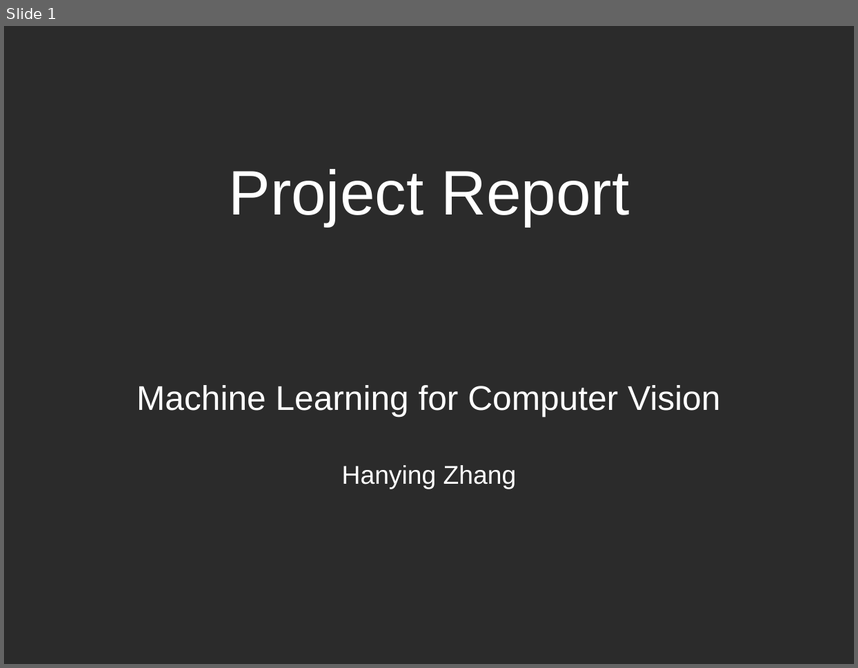
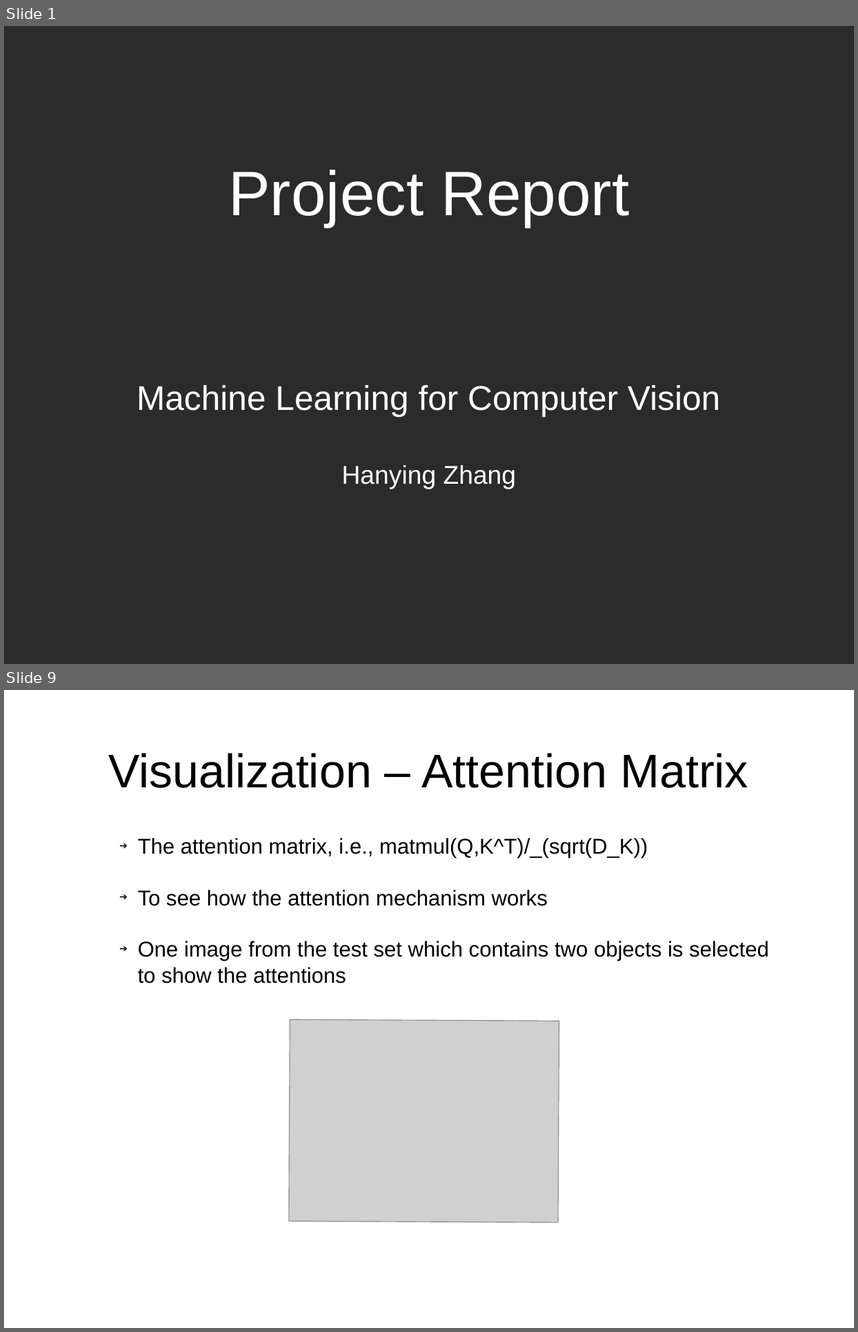
Before and after one commit to runnphoenix/ViT-experiment, a slide deck: report/report.pptx. Shown one above the other, each under a label of ours: slide 1 before the commit, slides 1 and 9 after it; the slides between them are not shown. The pictures are 858x668 and 858x1332 pixels, drawn with LibreOffice and Linux fonts; fonts in the diff are those of the drawing; grey boxes stand for pictures; background and template pictures are left out; a plain dark background stands for a picture behind light text. Boxes give left, top, right and bottom in pixels: in the first picture for what was removed or moved away, otherwise in the second. Text is boxed around its words. In the diff, an @@ line names an element or a change of style, - is before the commit and + after.

```diff
--- a/report/report.pptx
+++ b/report/report.pptx
@@ slide 9 added at (4, 690, 854, 1328), background picture (left out) @@
@@ text added at (108, 753, 749, 788), 44 pt, text #000000 @@
+Visualization – Attention Matrix
@@ text added at (138, 838, 769, 983), 20 pt, text #000000 @@
+➔ The attention matrix, i.e., matmul(Q,K^T)/_(sqrt(D_K))
+➔ To see how the attention mechanism works
+➔ One image from the test set which contains two objects is selected to show the attentions
@@ picture added at (289, 1019, 559, 1222) @@
```
Also in this commit, not shown: 1 slide changed, 9 other slides added, 1 slide removed, 5 other files.
